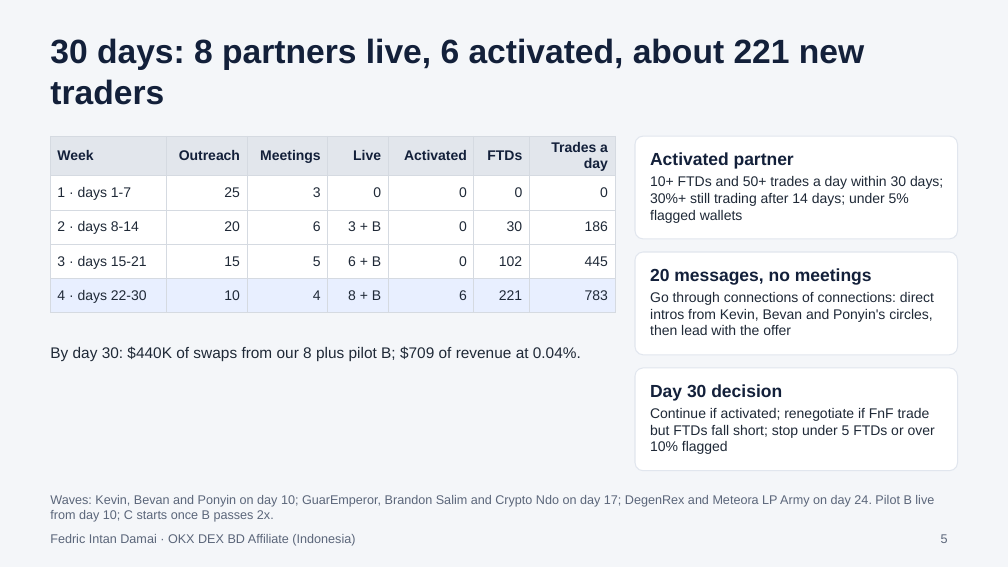
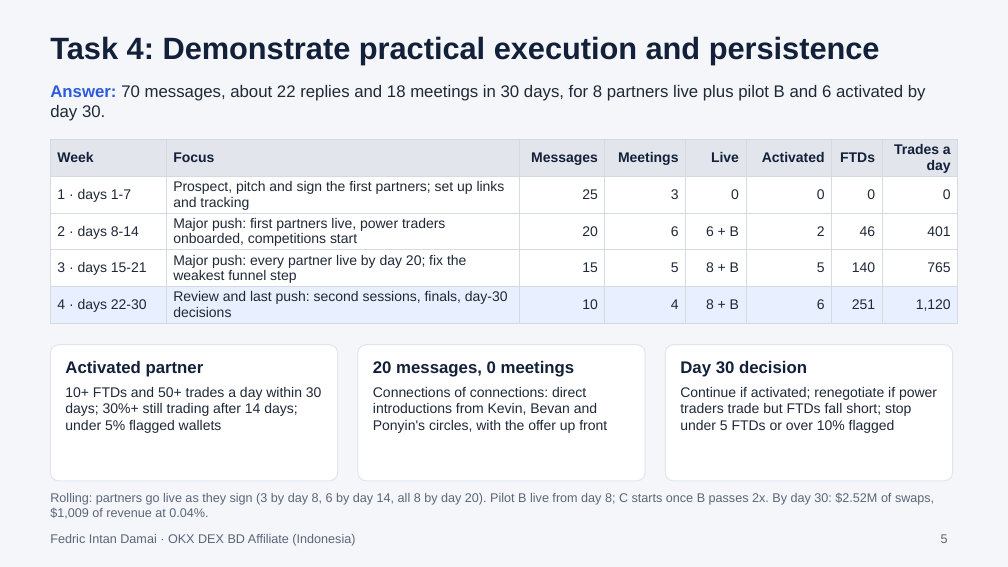
Before and after one commit to fedricdamai/SuperCashier, a slide deck: slide 5 of okx-dex-affiliates-id/submission-v2/OKX_DEX_BD_Affiliate_Indonesia_Slides.pptx. Drawn at 1008x567 pixels with LibreOffice and Linux fonts; fonts in the diff are those of the drawing. Boxes give left, top, right and bottom in pixels: in the first picture for what was removed or moved away, otherwise in the second. Text is boxed around its words. In the diff, an @@ line names an element or a change of style, - is before the commit and + after.

```diff
--- a/okx-dex-affiliates-id/submission-v2/OKX_DEX_BD_Affiliate_Indonesia_Slides.pptx
+++ b/okx-dex-affiliates-id/submission-v2/OKX_DEX_BD_Affiliate_Indonesia_Slides.pptx
@@ title at [50,36,880,64]: text changed; size 24 to 22 pt @@
-30 days: 8 partners live, 6 activated, about 221 new traders
+Task 4: Demonstrate practical execution and persistence
@@ text added at [50,85,926,121], 12 pt, text #1F2937 @@
+Answer: 70 messages, about 22 replies and 18 meetings in 30 days, for 8 partners live plus pilot B and 6 activated by day 30.
@@ table at [50,139,958,321] @@
-column 2: Outreach | 25 | 20 | 15 | 10
+column 2: Focus | Prospect, pitch and sign the first partners; set up links and tracking | Major push: first partners live, power traders onboarded, competitions start | Major push: every partner live by day 20; fix the weakest funnel step | Review and last push: second sessions, finals, day-30 decisions
+column 3: Messages | 25 | 20 | 15 | 10
-column 5, row 3: 3 + B
+column 5, row 3: 6 + B
-column 5, row 4: 6 + B
+column 5, row 4: 8 + B
-column 6, row 3: 0
+column 6, row 3: 2
-column 6, row 4: 0
+column 6, row 4: 5
-column 6: FTDs | 0 | 30 | 102 | 221
+column 7: FTDs | 0 | 46 | 140 | 251
-column 7: Trades a day | 0 | 186 | 445 | 783
+column 8: Trades a day | 0 | 401 | 765 | 1,120
@@ table: place and size @@
-table at [50,136,615,307]
+table at [50,139,958,321]
@@ proportions changed in 3 elements at [665,345,953,481], [358,345,645,481], [50,345,338,481] @@
@@ rounded rectangle: place and size @@
-rounded rectangle at [635,136,958,239]
+rounded rectangle at [50,345,338,481]
@@ text removed at [50,346,581,362] @@
-By day 30: $440K of swaps from our 8 plus pilot B; $709 of revenue at 0.04%.
@@ text "Activated partner" at [65,361,204,377]: size 12.5 to 12 pt @@
@@ text "Activated partner": place and size @@
-text "Activated partner" at [650,152,794,169]
+text "Activated partner" at [65,361,204,377]
@@ rounded rectangle: place and size @@
-rounded rectangle at [635,252,958,355]
+rounded rectangle at [358,345,645,481]
@@ rounded rectangle: place and size @@
-rounded rectangle at [635,368,958,471]
+rounded rectangle at [665,345,953,481]
@@ text "Day 30 decision": place and size @@
-text "Day 30 decision" at [650,384,782,401]
+text "Day 30 decision" at [680,361,807,377]
@@ text "Day 30 decision" at [680,361,807,377]: size 12.5 to 12 pt @@
@@ text "10+ FTDs and 50+ trades ..." rewrapped from [650,176,943,223] to [65,387,322,433] @@
@@ text at [373,387,607,433]: text changed @@
-Go through connections of connections: direct intros from Kevin, Bevan and Ponyin's circles, then lead with the offer
+Connections of connections: direct introductions from Kevin, Bevan and Ponyin's circles, with the offer up front
@@ text at [373,361,575,377]: text changed; size 12.5 to 12 pt @@
-20 messages, no meetings
+20 messages, 0 meetings
@@ text at [680,387,937,433]: text changed @@
-Continue if activated; renegotiate if FnF trade but FTDs fall short; stop under 5 FTDs or over 10% flagged
+Continue if activated; renegotiate if power traders trade but FTDs fall short; stop under 5 FTDs or over 10% flagged
@@ text at [50,493,934,519]: text changed @@
-Waves: Kevin, Bevan and Ponyin on day 10; GuarEmperor, Brandon Salim and Crypto Ndo on day 17; DegenRex and Meteora LP Army on day 24. Pilot B live from day 10; C starts once B passes 2x.
+Rolling: partners go live as they sign (3 by day 8, 6 by day 14, all 8 by day 20). Pilot B live from day 8; C starts once B passes 2x. By day 30: $2.52M of swaps, $1,009 of revenue at 0.04%.
```
Also in this commit, not shown: 5 other slides changed, 11 other files.
